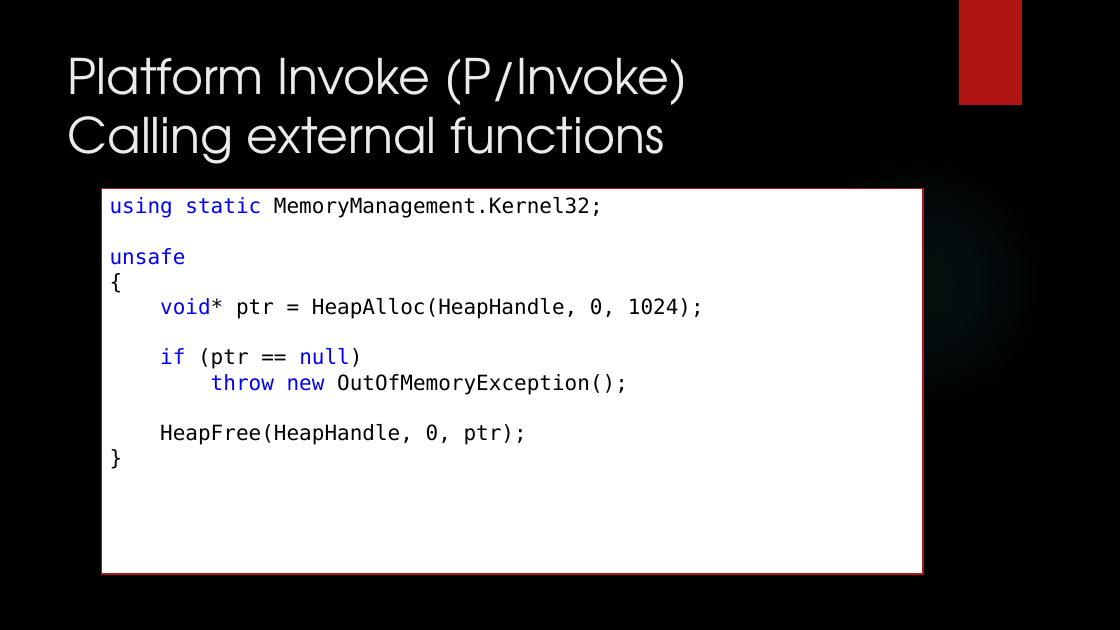
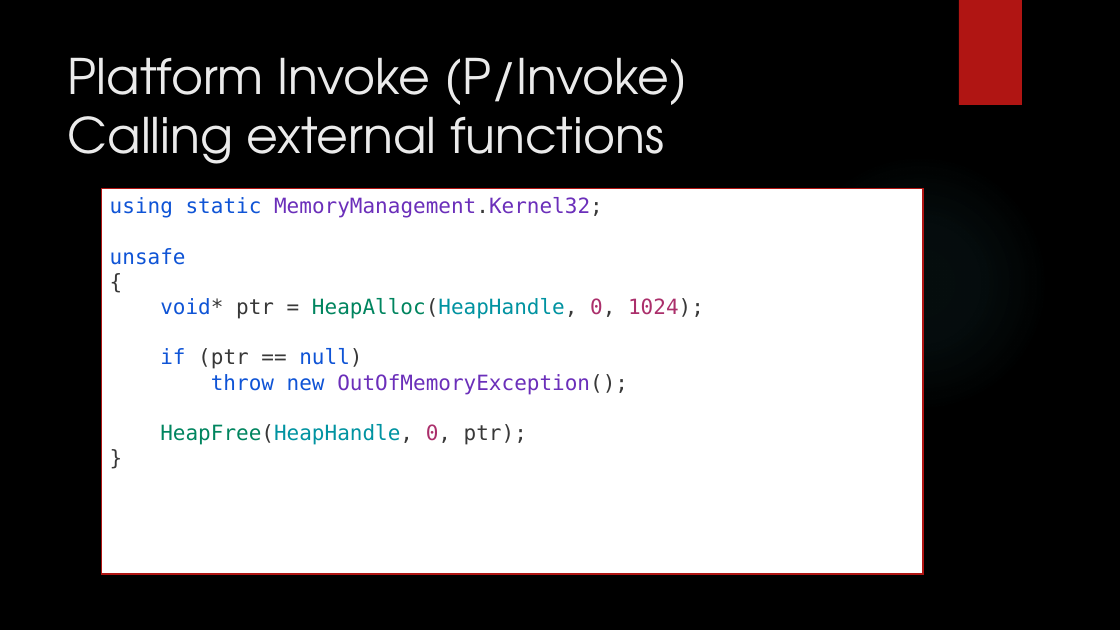
Before and after one commit to dennisdietrich/UnsafeCSharp, a slide deck: slide 23 of doc/Introduction to unsafe C#.pptx (slide 19 before the commit). Drawn at 1120x630 pixels with LibreOffice and Linux fonts; fonts in the diff are those of the drawing; background and template pictures are left out. Boxes give left, top, right and bottom in pixels: in the first picture for what was removed or moved away, otherwise in the second. Text is boxed around its words. In the diff, an @@ line names an element or a change of style, - is before the commit and + after.

```diff
--- a/doc/Introduction to unsafe C#.pptx
+++ b/doc/Introduction to unsafe C#.pptx
@@ text in rectangle at bbox=[110, 197, 704, 445]: text changed; text colour #000000 to #6B2FBA @@
-using static MemoryManagement.Kernel32;
-unsafe
-{
-void* ptr = HeapAlloc(HeapHandle, 0, 1024);
-if (ptr == null)
-throw new OutOfMemoryException();
-HeapFree(HeapHandle, 0, ptr);
-}
+using static MemoryManagement.Kernel32;
+unsafe
+{
+void* ptr = HeapAlloc(HeapHandle, 0, 1024);
+if (ptr == null)
+throw new OutOfMemoryException();
+HeapFree(HeapHandle, 0, ptr);
+}
```
Also in this commit, not shown: 21 other slides changed, 7 slides added, 6 other files.
